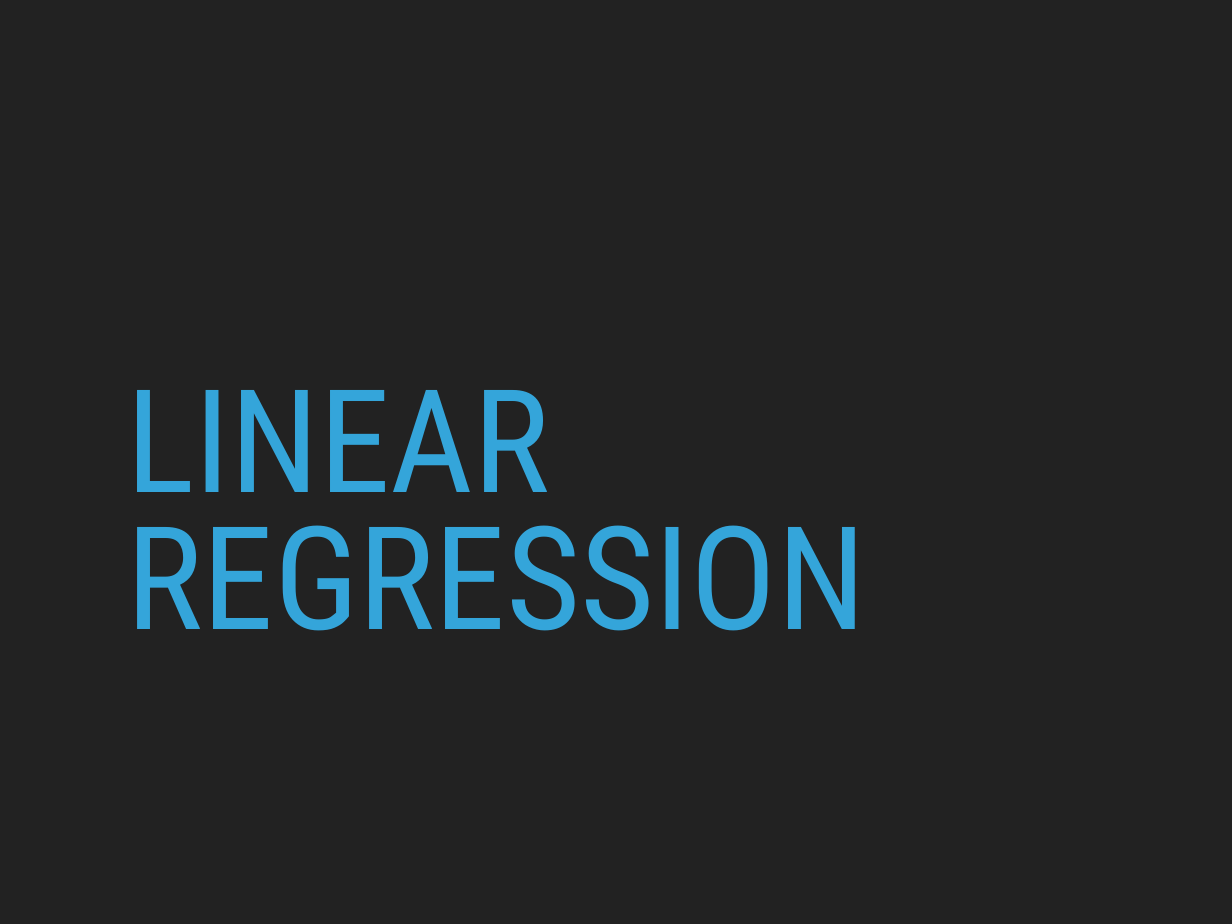
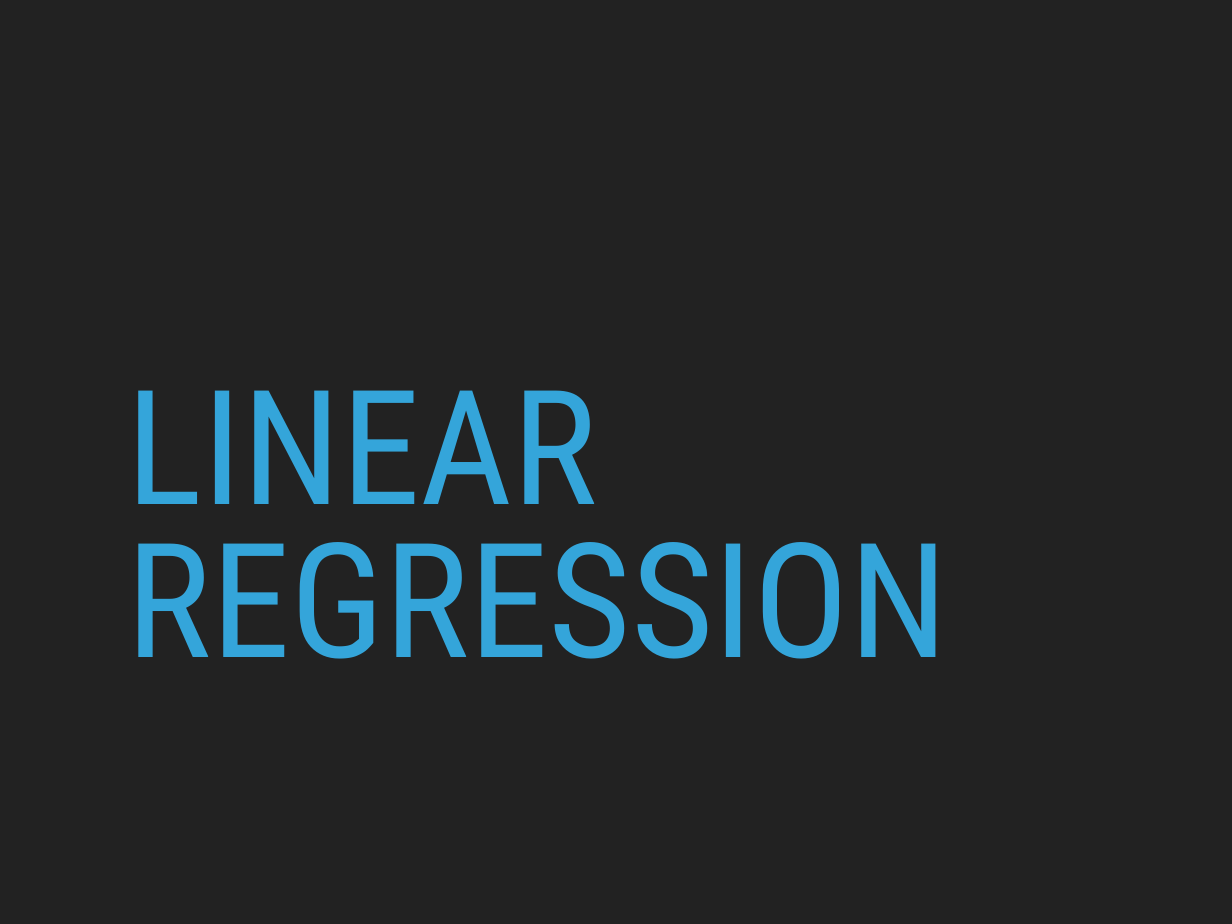
Before and after one commit to patricks1/python-for-data-science, a slide deck: slide 6 of Session09/Session9_Slides.pptx. Drawn at 1232x924 pixels with LibreOffice and Linux fonts; fonts in the diff are those of the drawing. Boxes give left, top, right and bottom in pixels: in the first picture for what was removed or moved away, otherwise in the second. Text is boxed around its words. In the diff, an @@ line names an element or a change of style, - is before the commit and + after.

```diff
--- a/Session09/Session9_Slides.pptx
+++ b/Session09/Session9_Slides.pptx
@@ title "LINEAR REGRESSION" at bbox=[127, 390, 949, 659]: size 119.3 to 132.6 pt @@
```
Also in this commit, not shown: 8 other slides changed, 2 other files.
